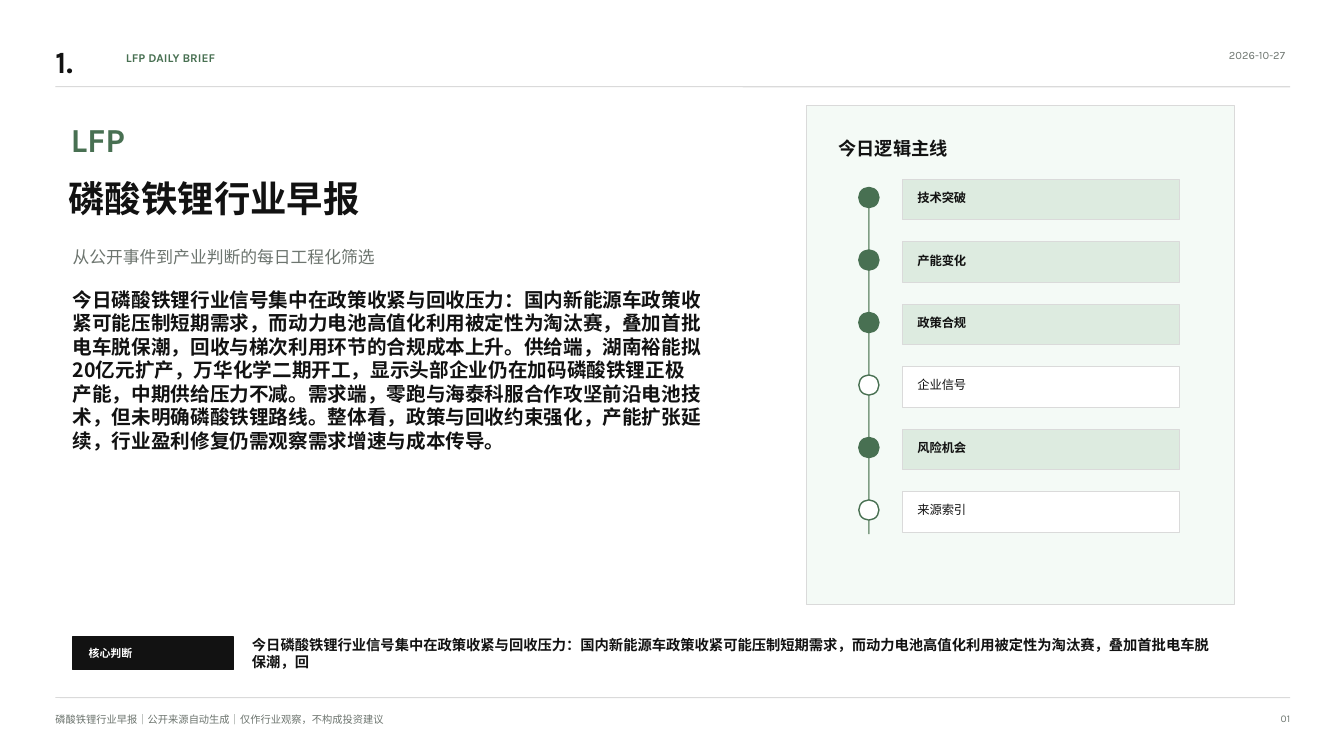
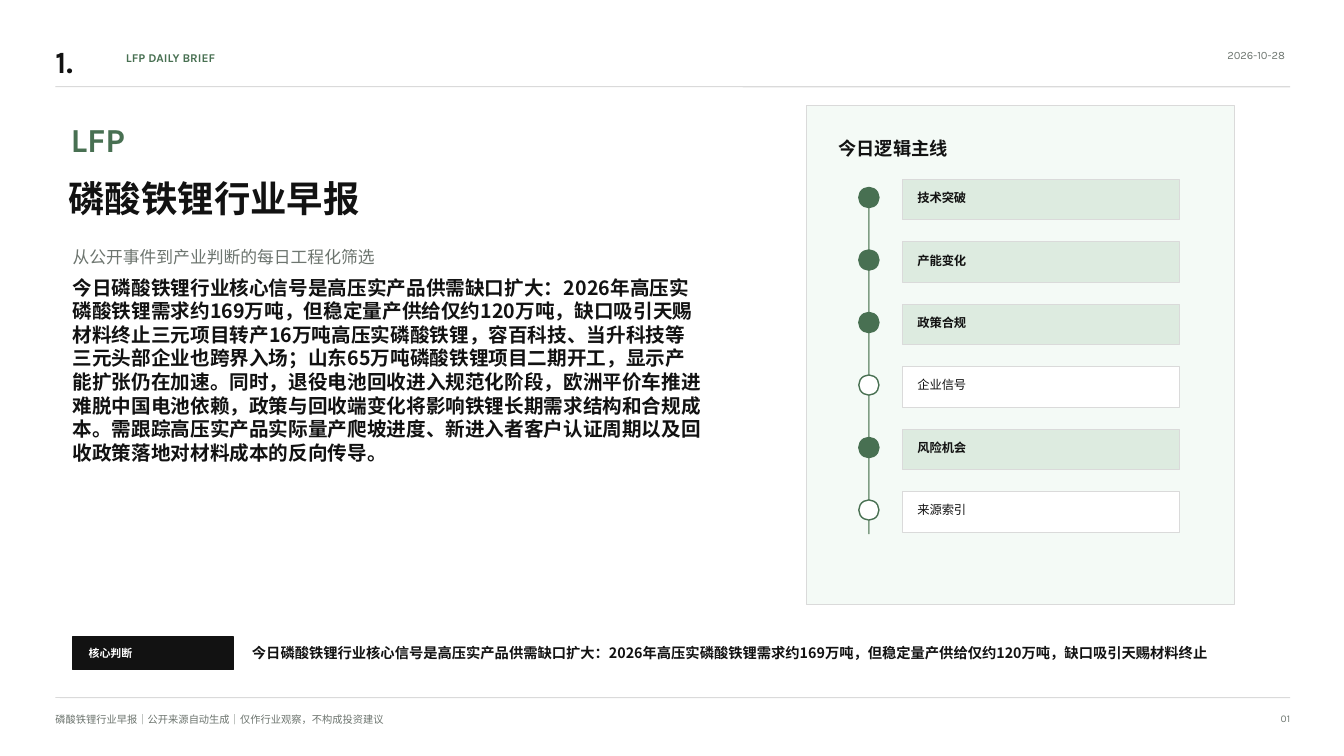
Before and after one commit to nicholsonbeckettr-glitch/spark-public, a slide deck: slide 1 of docs/reports/latest.pptx. Drawn at 1344x756 pixels with LibreOffice and Linux fonts; fonts in the diff are those of the drawing. Boxes give left, top, right and bottom in pixels: in the first picture for what was removed or moved away, otherwise in the second. Text is boxed around its words. In the diff, an @@ line names an element or a change of style, - is before the commit and + after.

```diff
--- a/docs/reports/latest.pptx
+++ b/docs/reports/latest.pptx
@@ text at <box>1227,52,1285,59</box>: text changed @@
-2026-10-27
+2026-10-28
@@ text at <box>73,278,701,462</box>: text changed @@
-今日磷酸铁锂行业信号集中在政策收紧与回收压力：国内新能源车政策收紧可能压制短期需求，而动力电池高值化利用被定性为淘汰赛，叠加首批电车脱保潮，回收与梯次利用环节的合规成本上升。供给端，湖南裕能拟20亿元扩产，万华化学二期开工，显示头部企业仍在加码磷酸铁锂正极产能，中期供给压力不减。需求端，零跑与海泰科服合作攻坚前沿电池技术，但未明确磷酸铁锂路线。整体看，政策与回收约束强化，产能扩张延续，行业盈利修复仍需观察需求增速与成本传导。
+今日磷酸铁锂行业核心信号是高压实产品供需缺口扩大：2026年高压实磷酸铁锂需求约169万吨，但稳定量产供给仅约120万吨，缺口吸引天赐材料终止三元项目转产16万吨高压实磷酸铁锂，容百科技、当升科技等三元头部企业也跨界入场；山东65万吨磷酸铁锂项目二期开工，显示产能扩张仍在加速。同时，退役电池回收进入规范化阶段，欧洲平价车推进难脱中国电池依赖，政策与回收端变化将影响铁锂长期需求结构和合规成本。需跟踪高压实产品实际量产爬坡进度、新进入者客户认证周期以及回收政策落地对材料成本的反向传导。
@@ text at <box>252,645,1207,660</box>: text changed @@
-今日磷酸铁锂行业信号集中在政策收紧与回收压力：国内新能源车政策收紧可能压制短期需求，而动力电池高值化利用被定性为淘汰赛，叠加首批电车脱保潮，回
+今日磷酸铁锂行业核心信号是高压实产品供需缺口扩大：2026年高压实磷酸铁锂需求约169万吨，但稳定量产供给仅约120万吨，缺口吸引天赐材料终止
```
Also in this commit, not shown: 10 other slides changed, 4 other files.
